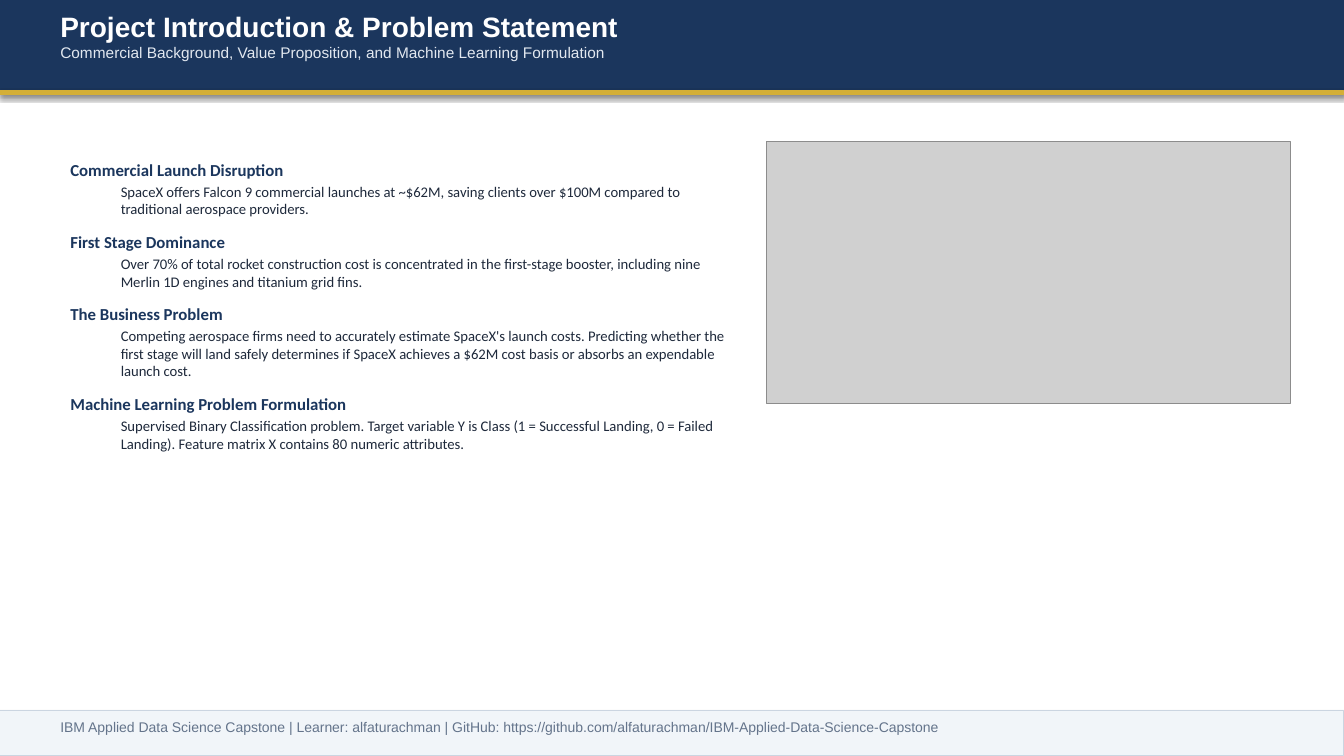
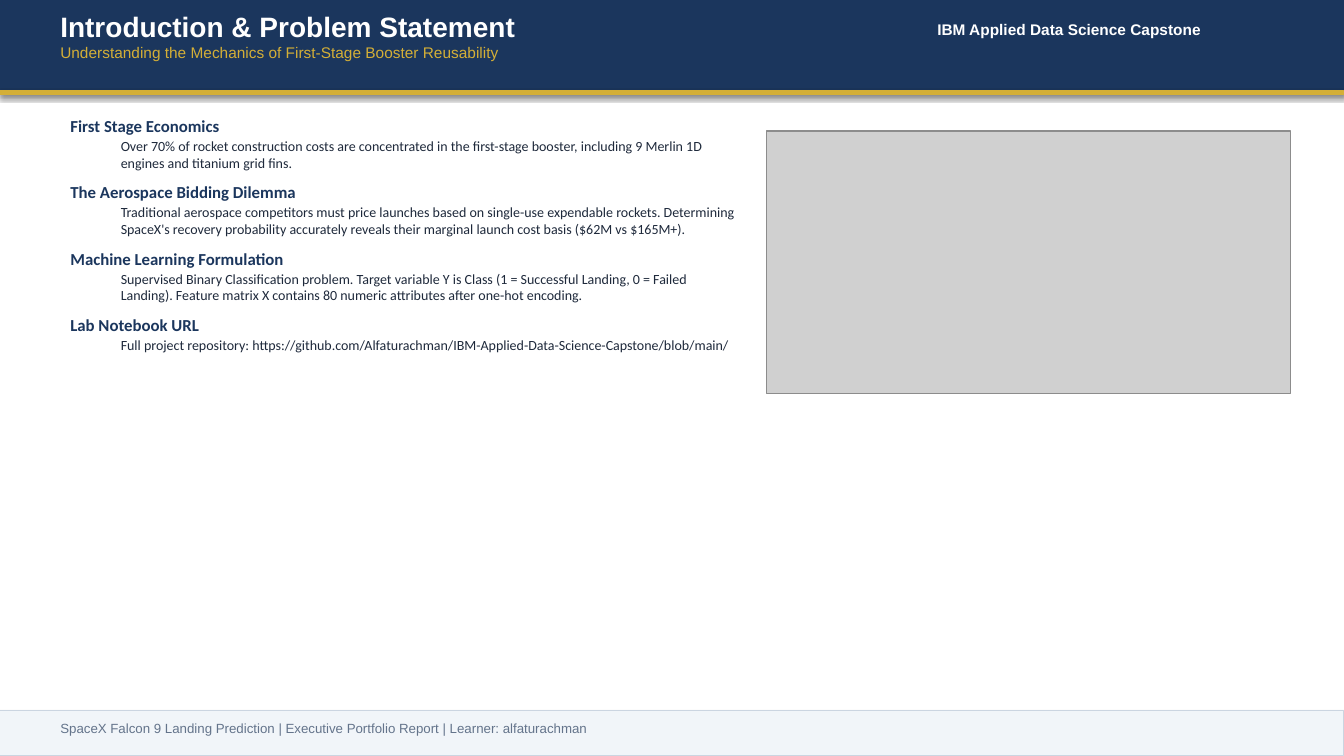
Before and after one commit to Alfaturachman/IBM-Applied-Data-Science-Capstone, a slide deck: slide 3 of Data Science Capstone Project Report.pptx. Drawn at 1344x756 pixels with LibreOffice and Linux fonts; fonts in the diff are those of the drawing; grey boxes stand for pictures. Boxes give left, top, right and bottom in pixels: in the first picture for what was removed or moved away, otherwise in the second. Text is boxed around its words. In the diff, an @@ line names an element or a change of style, - is before the commit and + after.

```diff
--- a/Data Science Capstone Project Report.pptx
+++ b/Data Science Capstone Project Report.pptx
@@ text at <box>60,16,514,61</box>: text changed; text colour #E2E8F0 to #D4AF37 @@
-Project Introduction & Problem Statement
-Commercial Background, Value Proposition, and Machine Learning Formulation
+Introduction & Problem Statement
+Understanding the Mechanics of First-Stage Booster Reusability
@@ text added at <box>937,23,1200,39</box>, 11 pt, text #FFFFFF, bold @@
+IBM Applied Data Science Capstone
@@ text at <box>70,120,735,353</box>: text changed; size 10.5 to 10 pt @@
-Commercial Launch Disruption
-  SpaceX offers Falcon 9 commercial launches at ~$62M, saving clients over $100M compared to traditional aerospace providers.
-First Stage Dominance
-  Over 70% of total rocket construction cost is concentrated in the first-stage booster, including nine Merlin 1D engines and titanium grid fins.
-The Business Problem
-  Competing aerospace firms need to accurately estimate SpaceX's launch costs. Predicting whether the first stage will land safely determines if SpaceX achieves a $62M cost basis or absorbs an expendable launch cost.
-Machine Learning Problem Formulation
-  Supervised Binary Classification problem. Target variable Y is Class (1 = Successful Landing, 0 = Failed Landing). Feature matrix X contains 80 numeric attributes.
+First Stage Economics
+  Over 70% of rocket construction costs are concentrated in the first-stage booster, including 9 Merlin 1D engines and titanium grid fins.
+The Aerospace Bidding Dilemma
+  Traditional aerospace competitors must price launches based on single-use expendable rockets. Determining SpaceX's recovery probability accurately reveals their marginal launch cost basis ($62M vs $165M+).
+Machine Learning Formulation
+  Supervised Binary Classification problem. Target variable Y is Class (1 = Successful Landing, 0 = Failed Landing). Feature matrix X contains 80 numeric attributes after one-hot encoding.
+Lab Notebook URL
+  Full project repository: https://github.com/Alfaturachman/IBM-Applied-Data-Science-Capstone/blob/main/
@@ picture: place and size @@
-picture at <box>766,141,1291,403</box>
+picture at <box>766,131,1291,393</box>
@@ text removed at <box>60,722,938,735</box> @@
-IBM Applied Data Science Capstone | Learner: alfaturachman | GitHub: https://github.com/alfaturachman/IBM-Applied-Data-Science-Capstone
@@ text added at <box>60,723,587,736</box>, 9.5 pt, text #64748B @@
+SpaceX Falcon 9 Landing Prediction | Executive Portfolio Report | Learner: alfaturachman
```
Also in this commit, not shown: 12 other slides changed, 5 slides added, 4 slides removed, 14 other files.
